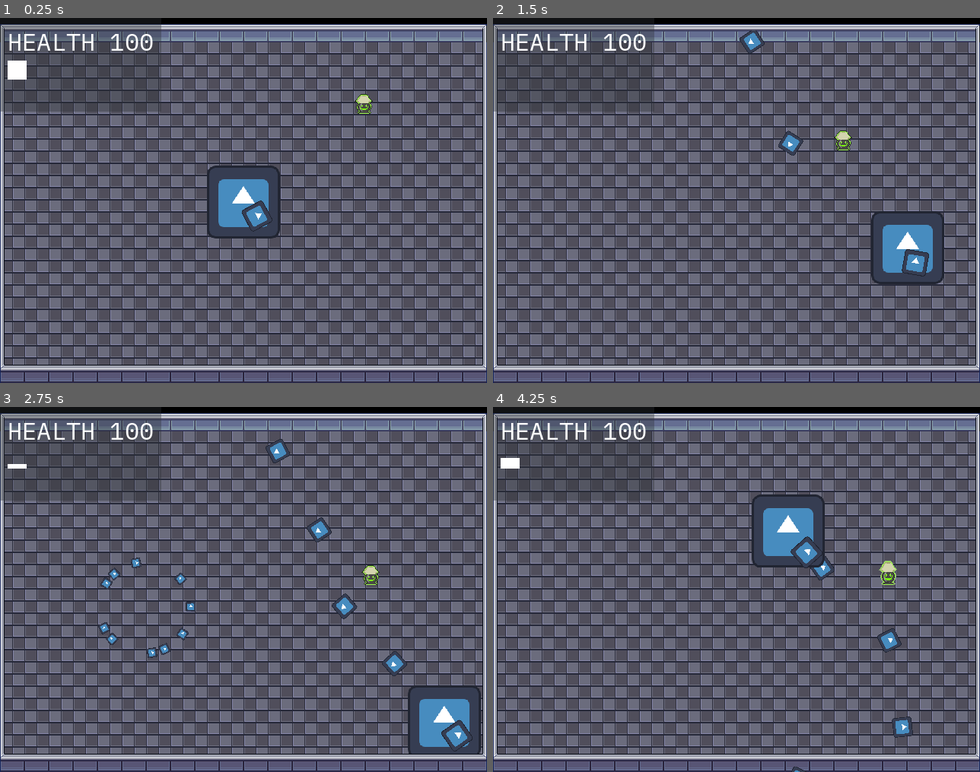
Above: before the commit, frames 1-4 (two rows, left to right).
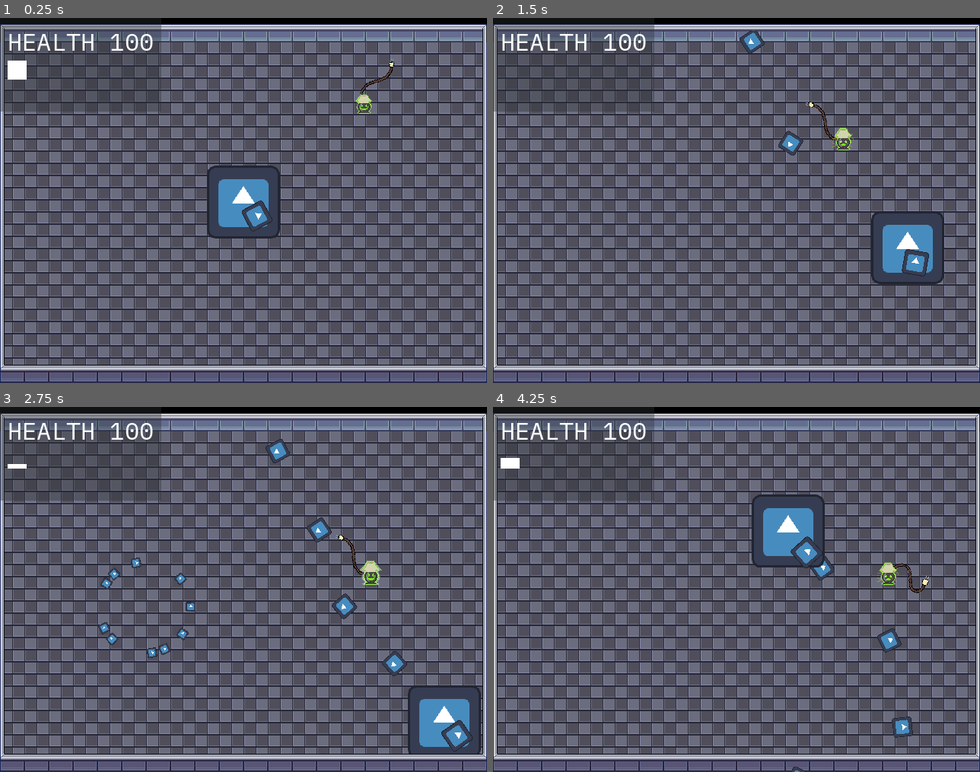
Above: after the commit, the same moments.

Repository: kevinfiddick/kill-switch
Game: Godot game, scene res://scenes/TestLevel.tscn
Same seed, same stepped clock (60 frames per second), same inputs: the game is played once before the commit and once after it. This scene is started directly instead of the project's main scene. The engine's default icon, where the game draws it, is replaced by a stand-in: a white triangle on a blue panel in a dark square.
Inputs (mouse positions are in pixels of both pictures, inside the frame that each line leads up to):
- Up to frame 1 (0.25 s): no input
- Up to frame 2 (1.5 s): move the mouse to (843, 182) at 0.52 s; press the mouse at (843, 182) at 0.53 s; hold D (right) 0.53-1.28 s; move the mouse to (639, 218) at 1.27 s; release the mouse at (639, 218) at 1.28 s; hold Down (down) from 1.28 s (still down); right-click (639, 218) at 1.35 s
- Up to frame 3 (2.75 s): move the mouse to (292, 509) at 2.02 s; release Down (down) at 2.03 s; press the mouse at (292, 509) at 2.03 s; hold D (right) from 2.03 s (still down)
- Up to frame 4 (4.25 s): move the mouse to (712, 662) at 2.77 s; release D (right) at 2.78 s; release the mouse at (712, 662) at 2.78 s; hold Up (up) 2.78-3.53 s; right-click (712, 662) at 2.85 s; move the mouse to (882, 644) at 3.52 s; press the mouse at (882, 644) at 3.53 s; hold Left (left) from 3.53 s (still down)

The runs differ from the first frame. In frame 1, 0.1% of the frame differs, in the area x 72-81%, y 11-27%; in frame 2, 0.2%; in frame 3, 0.2%, in the area x 68-79%, y 35-49%; in frame 4, 0.2%.

Commit message:
added tail and stun animations

Diff:
--- a/scenes/EnemyLamp.tscn
+++ b/scenes/EnemyLamp.tscn
@@ -1,38 +1,72 @@
-[gd_scene load_steps=14 format=3 uid="uid://livwjhvch2l5"]
+[gd_scene load_steps=31 format=3 uid="uid://livwjhvch2l5"]
 
 [ext_resource type="Script" path="res://scripts/enemy-lamp/EnemyLamp.gd" id="1_e8ihl"]
 [ext_resource type="PackedScene" uid="uid://c4d2o7kq4cvo8" path="res://scenes/state-machine/StateMachine.tscn" id="2_cty6b"]
 [ext_resource type="Script" path="res://scripts/enemy-lamp/FollowState.gd" id="3_3fokr"]
 [ext_resource type="Texture2D" uid="uid://3xj1lqb6opqu" path="res://assets/lamp_enemy_dead.png" id="4_ql0gg"]
 [ext_resource type="Texture2D" uid="uid://deqeshrbxvjm1" path="res://assets/enemy lamp.png" id="5_trwxq"]
+[ext_resource type="Texture2D" uid="uid://bvfd5bffdwg0m" path="res://assets/enemy lamp stunned.png" id="6_35s7i"]
+[ext_resource type="Texture2D" uid="uid://drbdoy1pw73xd" path="res://assets/plug_whip_idle.png" id="6_j1d8w"]
 
 [sub_resource type="CapsuleShape2D" id="CapsuleShape2D_snlun"]
 radius = 8.0
 height = 29.0
 
-[sub_resource type="AtlasTexture" id="AtlasTexture_yd6ol"]
+[sub_resource type="AtlasTexture" id="AtlasTexture_i7inx"]
 atlas = ExtResource("5_trwxq")
 region = Rect2(0, 0, 32, 32)
 
-[sub_resource type="AtlasTexture" id="AtlasTexture_mn5c1"]
+[sub_resource type="AtlasTexture" id="AtlasTexture_d3nly"]
 atlas = ExtResource("5_trwxq")
 region = Rect2(32, 0, 32, 32)
 
-[sub_resource type="AtlasTexture" id="AtlasTexture_7sdut"]
+[sub_resource type="AtlasTexture" id="AtlasTexture_e687v"]
 atlas = ExtResource("5_trwxq")
 region = Rect2(64, 0, 32, 32)
 
-[sub_resource type="AtlasTexture" id="AtlasTexture_1rd5r"]
+[sub_resource type="AtlasTexture" id="AtlasTexture_mskce"]
 atlas = ExtResource("5_trwxq")
 region = Rect2(96, 0, 32, 32)
 
-[sub_resource type="AtlasTexture" id="AtlasTexture_byxsn"]
+[sub_resource type="AtlasTexture" id="AtlasTexture_nkkld"]
 atlas = ExtResource("5_trwxq")
 region = Rect2(128, 0, 32, 32)
 
-[sub_resource type="AtlasTexture" id="AtlasTexture_0bi63"]
+[sub_resource type="AtlasTexture" id="AtlasTexture_yrlcc"]
 atlas = ExtResource("5_trwxq")
 region = Rect2(160, 0, 32, 32)
+
+[sub_resource type="AtlasTexture" id="AtlasTexture_xj576"]
+atlas = ExtResource("5_trwxq")
+region = Rect2(192, 0, 32, 32)
+
+[sub_resource type="AtlasTexture" id="AtlasTexture_1gog8"]
+atlas = ExtResource("6_35s7i")
+region = Rect2(0, 0, 32, 32)
+
+[sub_resource type="AtlasTexture" id="AtlasTexture_w1ag4"]
+atlas = ExtResource("6_35s7i")
+region = Rect2(32, 0, 32, 32)
+
+[sub_resource type="AtlasTexture" id="AtlasTexture_vc0a2"]
+atlas = ExtResource("6_35s7i")
+region = Rect2(64, 0, 32, 32)
+
+[sub_resource type="AtlasTexture" id="AtlasTexture_gq1bq"]
+atlas = ExtResource("6_35s7i")
+region = Rect2(96, 0, 32, 32)
+
+[sub_resource type="AtlasTexture" id="AtlasTexture_s0ca7"]
+atlas = ExtResource("6_35s7i")
+region = Rect2(128, 0, 32, 32)
+
+[sub_resource type="AtlasTexture" id="AtlasTexture_mkjhb"]
+atlas = ExtResource("6_35s7i")
+region = Rect2(160, 0, 32, 32)
+
+[sub_resource type="AtlasTexture" id="AtlasTexture_0c5s0"]
+atlas = ExtResource("6_35s7i")
+region = Rect2(192, 0, 32, 32)
 
 [sub_resource type="SpriteFrames" id="SpriteFrames_ti0nb"]
 animations = [{
@@ -46,25 +80,104 @@
 }, {
 "frames": [{
 "duration": 1.0,
-"texture": SubResource("AtlasTexture_yd6ol")
-}, {
-"duration": 1.0,
-"texture": SubResource("AtlasTexture_mn5c1")
-}, {
-"duration": 1.0,
-"texture": SubResource("AtlasTexture_7sdut")
-}, {
-"duration": 1.0,
-"texture": SubResource("AtlasTexture_1rd5r")
-}, {
-"duration": 1.0,
-"texture": SubResource("AtlasTexture_byxsn")
-}, {
-"duration": 1.0,
-"texture": SubResource("AtlasTexture_0bi63")
+"texture": SubResource("AtlasTexture_i7inx")
+}, {
+"duration": 1.0,
+"texture": SubResource("AtlasTexture_d3nly")
+}, {
+"duration": 1.0,
+"texture": SubResource("AtlasTexture_e687v")
+}, {
+"duration": 1.0,
+"texture": SubResource("AtlasTexture_mskce")
+}, {
+"duration": 1.0,
+"texture": SubResource("AtlasTexture_nkkld")
+}, {
+"duration": 1.0,
+"texture": SubResource("AtlasTexture_yrlcc")
+}, {
+"duration": 1.0,
+"texture": SubResource("AtlasTexture_xj576")
 }],
 "loop": true,
 "name": &"idle",
+"speed": 5.0
+}, {
+"frames": [{
+"duration": 1.0,
+"texture": SubResource("AtlasTexture_1gog8")
+}, {
+"duration": 1.0,
+"texture": SubResource("AtlasTexture_w1ag4")
+}, {
+"duration": 1.0,
+"texture": SubResource("AtlasTexture_vc0a2")
+}, {
+"duration": 1.0,
+"texture": SubResource("AtlasTexture_gq1bq")
+}, {
+"duration": 1.0,
+"texture": SubResource("AtlasTexture_s0ca7")
+}, {
+"duration": 1.0,
+"texture": SubResource("AtlasTexture_mkjhb")
+}, {
+"duration": 1.0,
+"texture": SubResource("AtlasTexture_0c5s0")
+}],
+"loop": true,
+"name": &"stunned",
+"speed": 5.0
+}]
+
+[sub_resource type="AtlasTexture" id="AtlasTexture_7jmd7"]
+atlas = ExtResource("6_j1d8w")
+region = Rect2(0, 0, 64, 32)
+
+[sub_resource type="AtlasTexture" id="AtlasTexture_2xqso"]
+atlas = ExtResource("6_j1d8w")
+region = Rect2(64, 0, 64, 32)
+
+[sub_resource type="AtlasTexture" id="AtlasTexture_md6wc"]
+atlas = ExtResource("6_j1d8w")
+region = Rect2(128, 0, 64, 32)
+
+[sub_resource type="AtlasTexture" id="AtlasTexture_5fqrs"]
+atlas = ExtResource("6_j1d8w")
+region = Rect2(192, 0, 64, 32)
+
+[sub_resource type="AtlasTexture" id="AtlasTexture_33rv1"]
+atlas = ExtResource("6_j1d8w")
+region = Rect2(256, 0, 64, 32)
+
+[sub_resource type="AtlasTexture" id="AtlasTexture_ovkch"]
+atlas = ExtResource("6_j1d8w")
+region = Rect2(320, 0, 64, 32)
+
+[sub_resource type="SpriteFrames" id="SpriteFrames_jwxi1"]
+animations = [{
+"frames": [{
+"duration": 1.0,
+"texture": SubResource("AtlasTexture_7jmd7")
+}, {
+"duration": 1.0,
+"texture": SubResource("AtlasTexture_2xqso")
+}, {
+"duration": 1.0,
+"texture": SubResource("AtlasTexture_md6wc")
+}, {
+"duration": 1.0,
+"texture": SubResource("AtlasTexture_5fqrs")
+}, {
+"duration": 1.0,
+"texture": SubResource("AtlasTexture_33rv1")
+}, {
+"duration": 1.0,
+"texture": SubResource("AtlasTexture_ovkch")
+}],
+"loop": true,
+"name": &"default",
 "speed": 5.0
 }]
 
@@ -84,5 +197,13 @@
 script = ExtResource("3_3fokr")
 
 [node name="AnimatedSprite2D" type="AnimatedSprite2D" parent="."]
+z_index = 1
 sprite_frames = SubResource("SpriteFrames_ti0nb")
 animation = &"idle"
+frame_progress = 0.105119
+
+[node name="Tail" type="AnimatedSprite2D" parent="."]
+sprite_frames = SubResource("SpriteFrames_jwxi1")
+frame = 5
+frame_progress = 0.240472
+offset = Vector2(-35, 5)
--- a/scripts/enemy-lamp/EnemyLamp.gd
+++ b/scripts/enemy-lamp/EnemyLamp.gd
@@ -8,37 +8,52 @@
 @export var HEALTH = 30.0
 
 @onready var SPRITE = $AnimatedSprite2D
+@onready var TAIL = $Tail
 @onready var COLLISION_SHAPE = $CollisionShape2D
 
 var current_health: float = HEALTH
 var stunned: bool = false
 var stunned_timer: Timer = null
+var dead: bool = false
 
 func _ready() -> void:
 	SPRITE.play("idle")
+	TAIL.play("default")
 
 # Function to handle movement and velocity
 func movement_and_velocity(move_direction):
-	if current_health == 0:
-		velocity = 0 * move_direction
-	elif stunned:
-		velocity = STUN_SPEED * move_direction
-	else:
-		velocity = SPEED * move_direction
-	move_and_slide()  # Apply the calculated velocity to the character\
+	if not dead:
+		if current_health == 0:
+			velocity = 0 * move_direction
+		elif stunned:
+			velocity = STUN_SPEED * move_direction
+		else:
+			velocity = SPEED * move_direction
+		TAIL.set_rotation(velocity.angle())
+		move_and_slide()  # Apply the calculated velocity to the character
 
 func _process(delta: float) -> void:
-	if current_health == 0:
-		SPRITE.play("dead")
-		COLLISION_SHAPE.set_disabled(true)
-		z_index = 0
-	elif stunned:
-		if current_health > 0:
-			current_health -= STUN_DMG * delta
-			print_debug('ENEMY HEALTH REMAINING: ' + str(current_health) )
+	if not dead:
+		if current_health == 0:
+			dead = true
+			SPRITE.play("dead")
+			SPRITE.z_index = 0
+			COLLISION_SHAPE.set_disabled(true)
+			TAIL.queue_free()
+			z_index = 0
+		elif stunned:
+			if SPRITE.get_animation() != "stunned":
+				SPRITE.play("stunned")
+			if current_health > 0:
+				current_health -= STUN_DMG * delta
+				print_debug('ENEMY HEALTH REMAINING: ' + str(current_health) )
+			else:
+				current_health = 0
+				print_debug('ENEMY DEAD: ' + str(current_health) )
 		else:
-			current_health = 0
-			print_debug('ENEMY DEAD: ' + str(current_health) )
+			if SPRITE.get_animation() != "idle":
+				SPRITE.play("idle")
+
 
 # Function for taking stun damage from player
 func take_stun_damage():
Binary file added: assets/enemy lamp stunned.png
Not shown, added: assets/enemy lamp stunned.png.import
Binary file changed: assets/enemy lamp.png
Binary file added: assets/plug_whip_idle.png
Not shown, added: assets/plug_whip_idle.png.import
